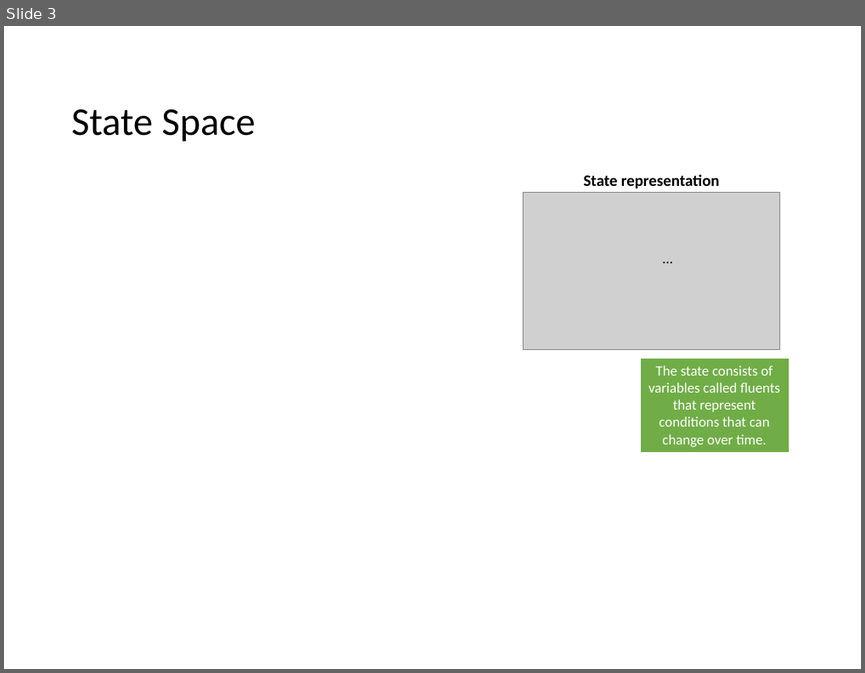
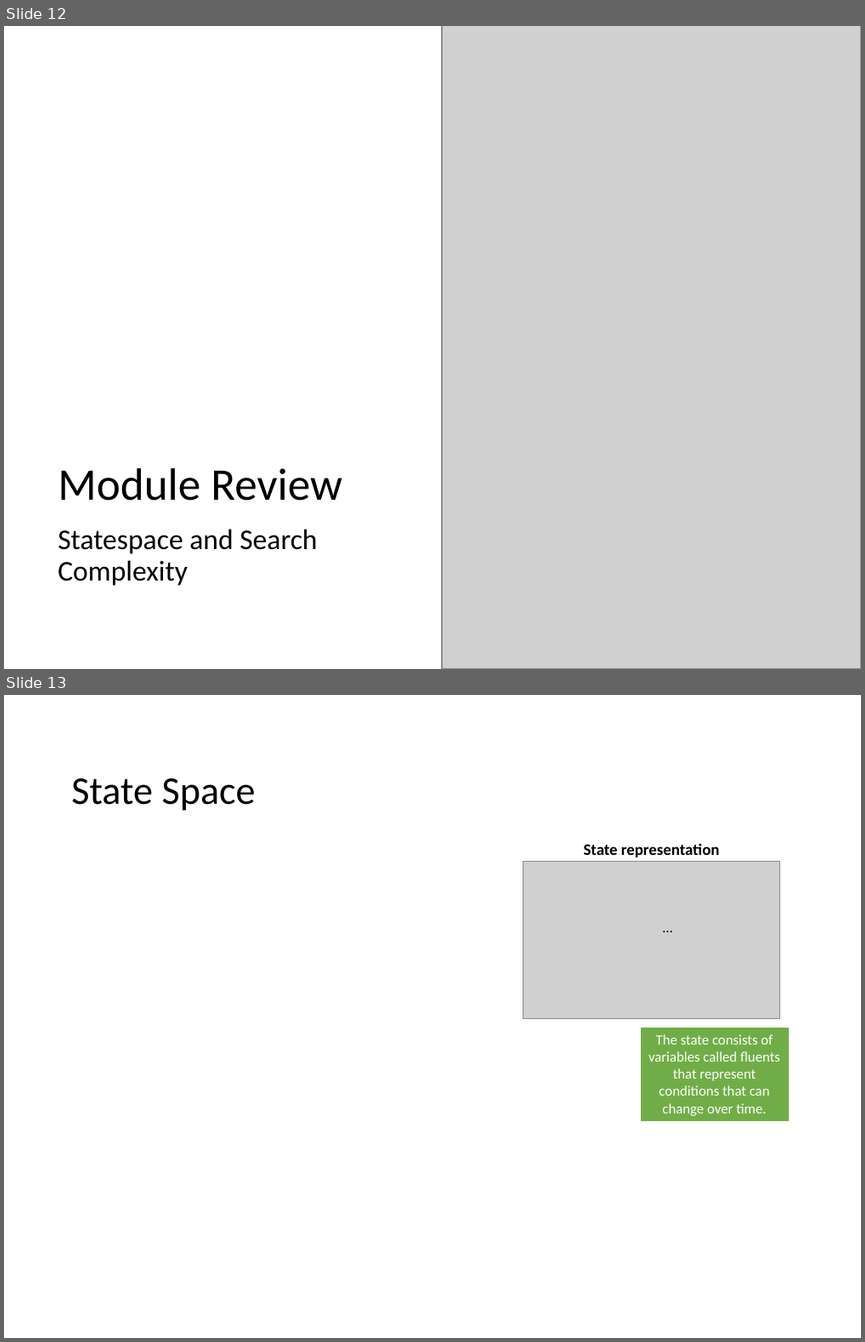
Before and after one commit to mhahsler/CS7320-AI, a slide deck: slides/03_search_discussion.pptx. Shown one above the other, each under a label of ours: slide 3 before the commit, slides 12 and 13 after it. The pictures are 865x673 and 865x1342 pixels, drawn with LibreOffice and Linux fonts; fonts in the diff are those of the drawing; grey boxes stand for pictures. Boxes give left, top, right and bottom in pixels: in the first picture for what was removed or moved away, otherwise in the second. Text is boxed around its words. In the diff, an @@ line names an element or a change of style, - is before the commit and + after.

```diff
--- a/slides/03_search_discussion.pptx
+++ b/slides/03_search_discussion.pptx
@@ slide 12 added at (4,26,861,669), background #FFFFFF @@
@@ picture added at (442,26,861,669) @@
@@ title added at (58,468,342,500), 38 pt, text #000000 @@
+Module Review
@@ text added at (58,528,317,585), 24 pt, text #000000 @@
+Statespace and Search Complexity
@@ what was slide 3 is now slide 13 @@
```
Also in this commit, not shown: 1 slide changed, 18 other slides added, 1 slide removed, 7 other files.
